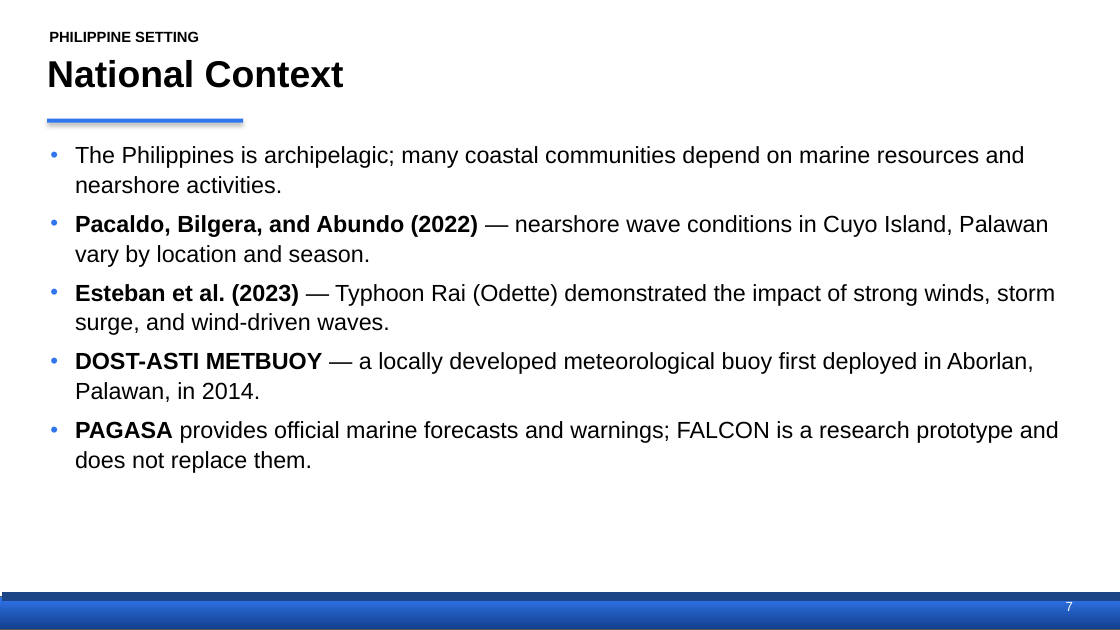
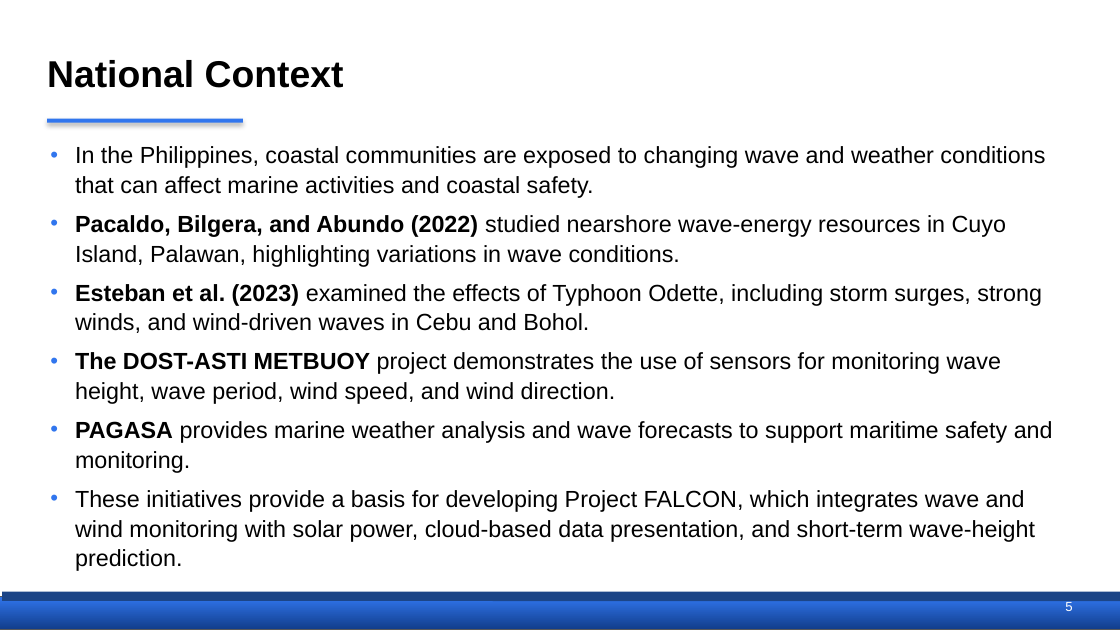
Before and after one commit to Ruzz-1010/Project-FALCON-01, a slide deck: slide 6 of THESIS DOCUMENTATION/FALCON_Proposal_Defense.pptx (slide 7 before the commit). Drawn at 1120x630 pixels with LibreOffice and Linux fonts; fonts in the diff are those of the drawing. Boxes give left, top, right and bottom in pixels: in the first picture for what was removed or moved away, otherwise in the second. Text is boxed around its words. In the diff, an @@ line names an element or a change of style, - is before the commit and + after.

```diff
--- a/THESIS DOCUMENTATION/FALCON_Proposal_Defense.pptx
+++ b/THESIS DOCUMENTATION/FALCON_Proposal_Defense.pptx
@@ text removed at [49,31,199,42] @@
-PHILIPPINE SETTING
@@ text at [75,146,1053,571]: text changed @@
-• The Philippines is archipelagic; many coastal communities depend on marine resources and nearshore activities.
-• Pacaldo, Bilgera, and Abundo (2022) — nearshore wave conditions in Cuyo Island, Palawan vary by location and season.
-• Esteban et al. (2023) — Typhoon Rai (Odette) demonstrated the impact of strong winds, storm surge, and wind-driven waves.
-• DOST-ASTI METBUOY — a locally developed meteorological buoy first deployed in Aborlan, Palawan, in 2014.
-• PAGASA provides official marine forecasts and warnings; FALCON is a research prototype and does not replace them.
+• In the Philippines, coastal communities are exposed to changing wave and weather conditions that can affect marine activities and coastal safety.
+• Pacaldo, Bilgera, and Abundo (2022) studied nearshore wave-energy resources in Cuyo Island, Palawan, highlighting variations in wave conditions.
+• Esteban et al. (2023) examined the effects of Typhoon Odette, including storm surges, strong winds, and wind-driven waves in Cebu and Bohol.
+• The DOST-ASTI METBUOY project demonstrates the use of sensors for monitoring wave height, wave period, wind speed, and wind direction.
+• PAGASA provides marine weather analysis and wave forecasts to support maritime safety and monitoring.
+• These initiatives provide a basis for developing Project FALCON, which integrates wave and wind monitoring with solar power, cloud-based data presentation, and short-term wave-height prediction.
@@ text added at [1065,600,1072,611], 8.5 pt, text #FFFFFF @@
+5
@@ text removed at [1066,600,1073,611] @@
-7
```
Also in this commit, not shown: 29 other slides changed, 23 slides added, 6 slides removed.
